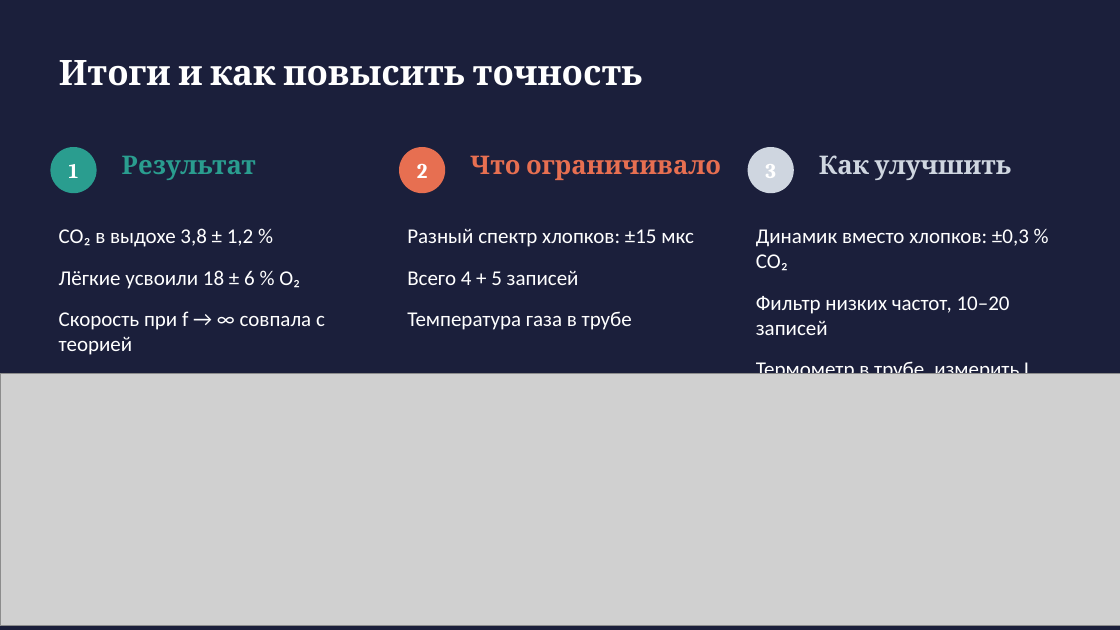
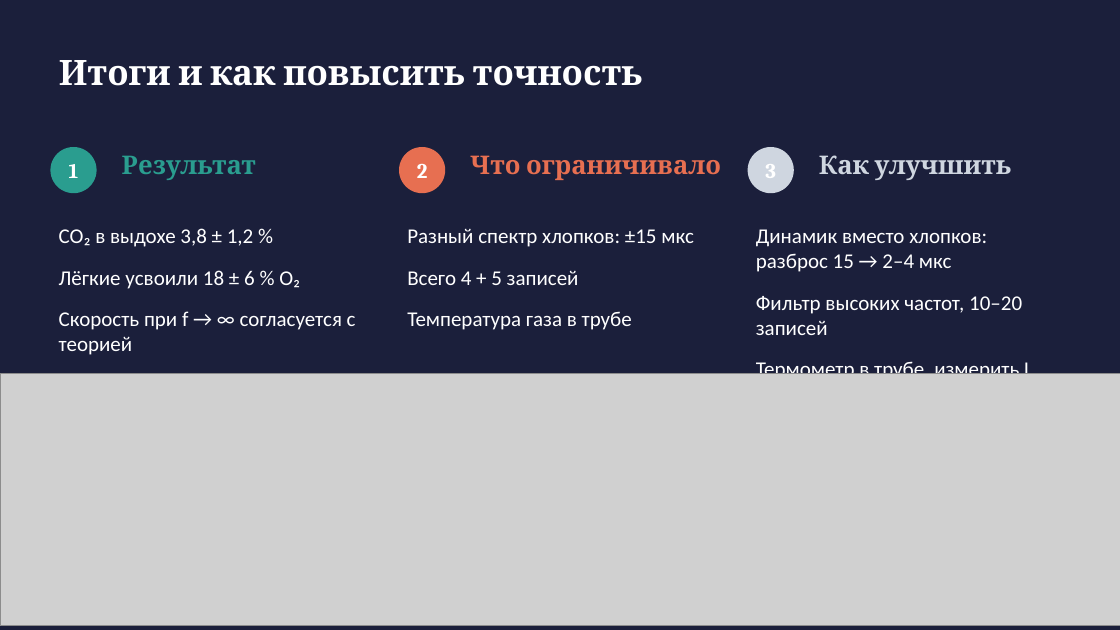
Before and after one commit to Zemiiil/sound-velocity, a slide deck: slide 10 of sound/report/sound-presentation.pptx (slide 9 before the commit). Drawn at 1120x630 pixels with LibreOffice and Linux fonts; fonts in the diff are those of the drawing; grey boxes stand for pictures. Boxes give left, top, right and bottom in pixels: in the first picture for what was removed or moved away, otherwise in the second. Text is boxed around its words. In the diff, an @@ line names an element or a change of style, - is before the commit and + after.

```diff
--- a/sound/report/sound-presentation.pptx
+++ b/sound/report/sound-presentation.pptx
@@ text at [756, 229, 1022, 335]: text changed @@
-Динамик вместо хлопков: ±0,3 % CO₂
-Фильтр низких частот, 10–20 записей
+Динамик вместо хлопков: разброс 15 → 2–4 мкс
+Фильтр высоких частот, 10–20 записей
@@ text at [59, 311, 356, 355]: text changed @@
-Скорость при f → ∞ совпала с теорией
+Скорость при f → ∞ согласуется с теорией
```
Also in this commit, not shown: 3 other slides changed, 1 slide added, 2 other files.
